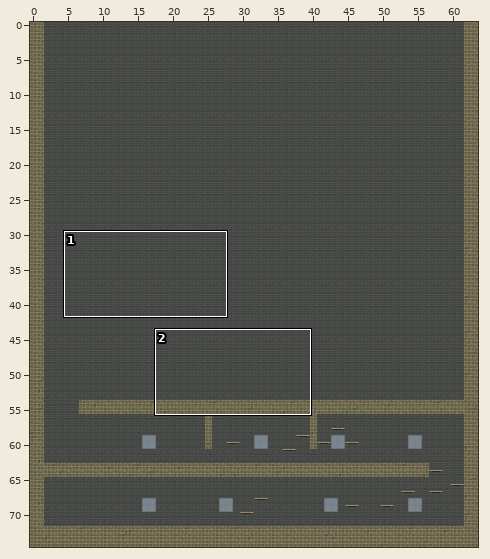
Two versions of a level (Tiled map, Tiled/Maps/2_Animal_pound/level_2_story.tmx). The picture above shows the old version from afar; the outline marks the close-up.
Close-up. Before the edit:
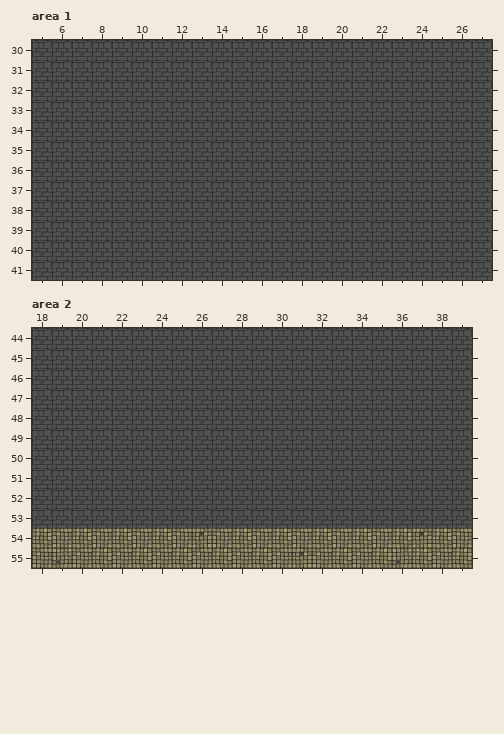
Cells are 128x128 px. Shown: area 1 x 5..27, y 30..41; area 2 x 18..39, y 44..55. The commit also changed other parts of the map, which this record leaves out.
Now the later version:
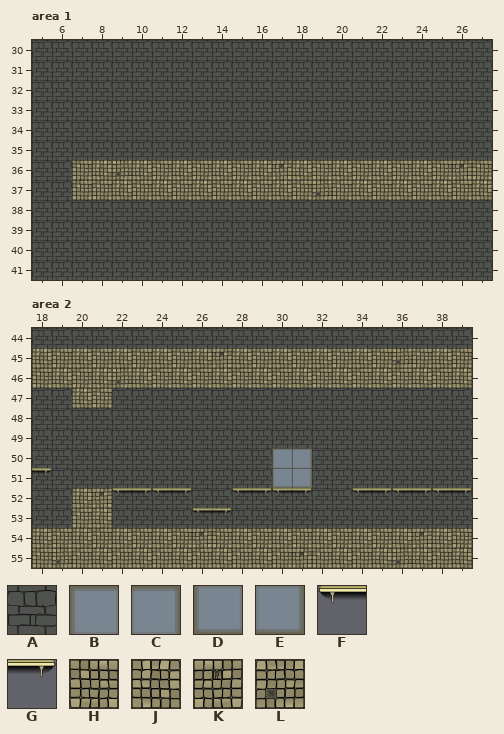
Key: from "tileset_animal_pound": A 1 "wall1", B 6 "window_1", C 7 "window_2", D 8 "window_3", E 9 "window_4", F 15 "shelf_1", G 16 "shelf_3", H 21 "ground3", J 22 "ground3_B", K 24 "ground3_C", L 25 "ground3_D".
_ is an empty cell, . an unchanged one.
See-through tiles are keyed as they look on the map.
The edit:
--- layer "Platform", area 1
@@ x 7..27 @@
-36 _____________________
-37 _____________________
+36 HJLJHJHJHJKJHJHJHJHKH
+37 HHJHJHJHJHJHLHJHJHJHJ
--- layer "Wall", area 2
@@ x 30..31 @@
-50 AA
-51 AA
+50 BC
+51 DE
--- layer "Platform", area 2
@@ x 18..39 @@
-45 ______________________
-46 ______________________
-47 ..__..................
+45 JHJHJHJHJKJHJHJHJHLHJH
+46 HJHJLJHJHJHJHJHJHJHJHJ
+47 ..JH..................
@@ x 18..39 @@
-51 _.....................
-52 ..______..____..______
-53 ..__....__............
+51 G.....................
+52 ..JKFGFG..FGFG..FGFGFG
+53 ..HJ....FG............
